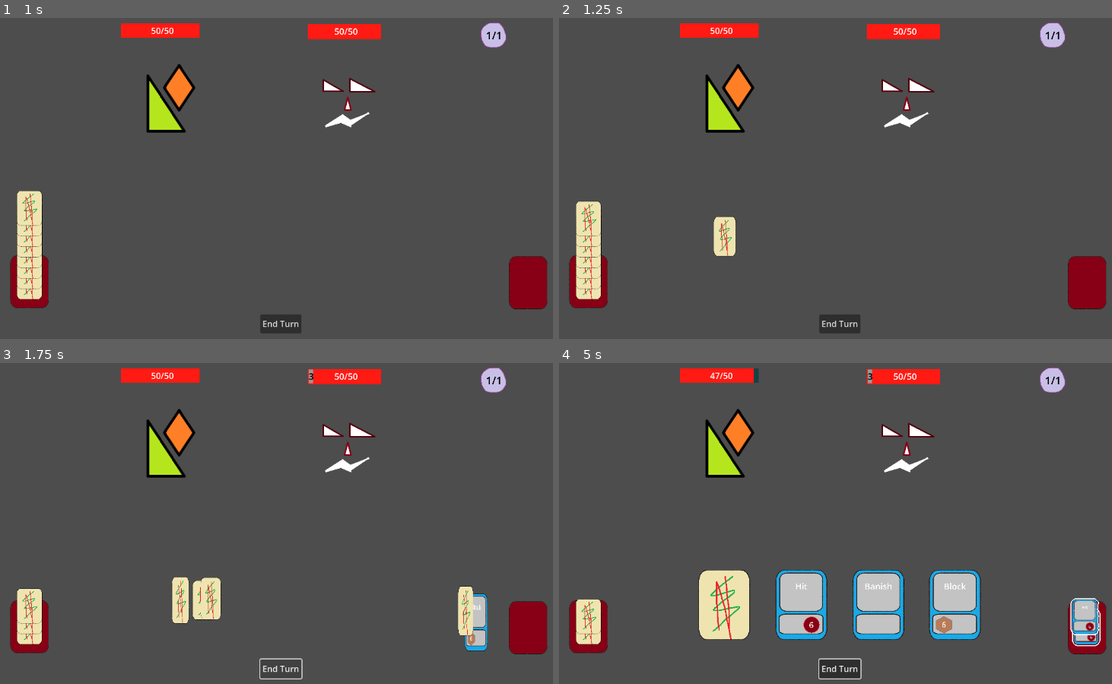
Above: before the commit, frames 1-4 (two rows, left to right).
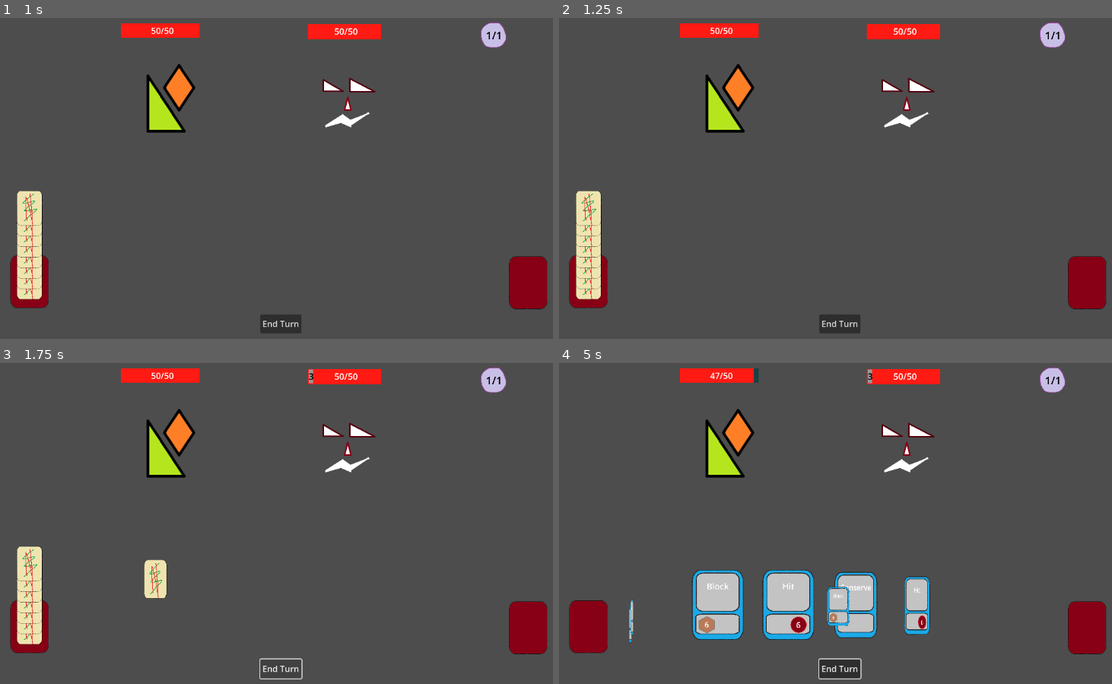
Above: after the commit, the same moments.

Repository: HartThomas/Roguelike-Ideas
Game: Godot game, scene res://main.tscn
Two runs of this game, one before a commit and one after it. Both use one fixed random seed, a clock stepped at 60 frames per second and the inputs below.
Inputs (mouse positions are in pixels of both pictures, inside the frame that each line leads up to):
- Up to frame 1 (1 s): tap Enter at 0.5 s; drag from (293, 111) to (337, 95) at 0.52 s
- Up to frame 2 (1.25 s): no input
- Up to frame 3 (1.75 s): click "End Turn" at 1.25 s
- Up to frame 4 (5 s): click "End Turn" at 2 s; click "End Turn" at 2.75 s; drag from (1078, 616) to (841, 606) at 3.52 s; move the mouse to (1084, 629) at 4.27 s; click (1084, 629) at 4.42 s

Frame 1 is identical in both runs. In frame 2, 0.8% of the frame differs, in the area x 3-33%, y 53-75%; in frame 3, 3.2%; in frame 4, 10%, in the area x 3-98%, y 64-89%.

Commit message:
Fix await card draw and add conserve and forget func

Diff:
--- a/BattleManager.gd
+++ b/BattleManager.gd
@@ -13,9 +13,7 @@
 @export var effort :int = 1
 # Called when the node enters the scene tree for the first time.
 func _ready() -> void:
-	add_cards_to_deck(['Hit', 'Hit', 'Hit', 'Hit', 'Block', 'Block', 'Block', 'Banish'])
-	var banish = load('res://resources/banish.tres')
-	banish.effect = func(): print(get_tree().current_scene)
+	add_cards_to_deck(['Hit', 'Hit', 'Hit', 'Conserve', 'Block', 'Block', 'Block', 'Forget'])
 
 func add_cards_to_deck(array: Array[String])-> void :
 	var new_battle_info = load("res://resources/battle_info.tres")
--- a/battle.gd
+++ b/battle.gd
@@ -5,6 +5,7 @@
 var depleted : Array = []
 signal battle_over
 var enemy : Enemy
+var conserved: bool = false
 
 # Called when the node enters the scene tree for the first time.
 func _ready() -> void:
@@ -60,8 +61,9 @@
 		depleted.clear()
 		deck.shuffle()
 		arrange_deck_positions()
+		print({'deck': deck.size(),'hand': hand.size(),'depleted': depleted.size(),})
 		await get_tree().create_timer(1.2).timeout
-		_on_draw_button_down()
+		await _on_draw_button_down()
 	else:
 		hand.append(deck[deck.size() - 1])
 		deck.remove_at(deck.size() - 1)
@@ -124,8 +126,13 @@
 	var index = 0
 	for card in BattleManager.battleInfo.deck:
 		var new_card = card_scene.instantiate()
+		var effect_dictionary = load("res://dictionaries/when_played_dictionary.gd").new()
 		new_card.card_info = card
-		new_card.card_info.effect = func(): print(get_children())
+		if card.card_name == 'Forget':
+			new_card.card_info.effect = forget
+		if card.card_name == 'Conserve':
+			new_card.card_info.effect = converse
+		#new_card.card_info.effect = func(): print(get_children())
 		new_card.position = new_card.card_info.position
 		new_card.position.y -= 20 * index
 		new_card.z_index = index
@@ -219,11 +226,12 @@
 	hide()
 
 func draw_hand() -> void:
-	_on_draw_button_down()
+	await get_tree().create_timer(0.5).timeout
+	await _on_draw_button_down()
 	await get_tree().create_timer(0.2).timeout
-	_on_draw_button_down()
+	await _on_draw_button_down()
 	await get_tree().create_timer(0.2).timeout
-	_on_draw_button_down()
+	await _on_draw_button_down()
 
 func end_turn() -> void:
 	var enemy_action = enemy.which_action_shall_i_take()
@@ -234,12 +242,14 @@
 		edit_enemy_health(-enemy_action.get('heal'))
 	if enemy_action.has('block'):
 		edit_enemy_block(enemy_action.get('block'))
-	await get_tree().create_timer(0.1).timeout
+	await get_tree().create_timer(0.5).timeout
 	for card in hand:
 		depleted.append(card)
 	hand.clear()
 	arrange_depleted()
+	await get_tree().create_timer(0.5).timeout
 	arrange_hand_positions()
+	await get_tree().create_timer(0.5).timeout
 	draw_hand()
 	reset_effort()
 
@@ -248,5 +258,17 @@
 	$EffortLevel/EffortLabel.text = str(BattleManager.effort) + '/' + str(BattleManager.max_effort)
 
 func reset_effort() -> void:
-	BattleManager.effort = BattleManager.max_effort
+	if conserved:
+		BattleManager.effort = BattleManager.max_effort + 1
+	else:
+		BattleManager.effort = BattleManager.max_effort
 	$EffortLevel/EffortLabel.text = str(BattleManager.effort) + '/' + str(BattleManager.max_effort)
+
+func forget() -> void:
+	var card = hand.filter(func(c) : return c.card_info.card_name != 'Forget').pick_random()
+	hand.erase(card)
+	card.queue_free()
+	print(hand)
+
+func converse() -> void:
+	conserved = true
--- /dev/null
+++ b/dictionaries/when_played_dictionary.gd
@@ -0,0 +1,7 @@
+extends Node
+
+var dictionary = {
+	'Banish': func(): print(self),
+	'Hit': func(): pass,
+	'Block': func(): pass
+}
--- a/project.godot
+++ b/project.godot
@@ -18,6 +18,7 @@
 [autoload]
 
 BattleManager="*res://BattleManager.gd"
+when_played_dictionary="*res://dictionaries/when_played_dictionary.gd"
 
 [rendering]
 
--- /dev/null
+++ b/resources/conserve.tres
@@ -0,0 +1,10 @@
+[gd_resource type="Resource" script_class="CardStats" load_steps=2 format=3 uid="uid://bf5i7egv1lv46"]
+
+[ext_resource type="Script" path="res://classnames/card.gd" id="1_qc27h"]
+
+[resource]
+script = ExtResource("1_qc27h")
+card_name = "Conserve"
+attack = 0
+block = 0
+position = Vector2(103, 536)
--- a/resources/banish.tres
+++ b/resources/forget.tres
@@ -4,7 +4,7 @@
 
 [resource]
 script = ExtResource("1_vbnd4")
-card_name = "Banish"
+card_name = "Forget"
 attack = 0
 block = 0
 position = Vector2(103, 536)
